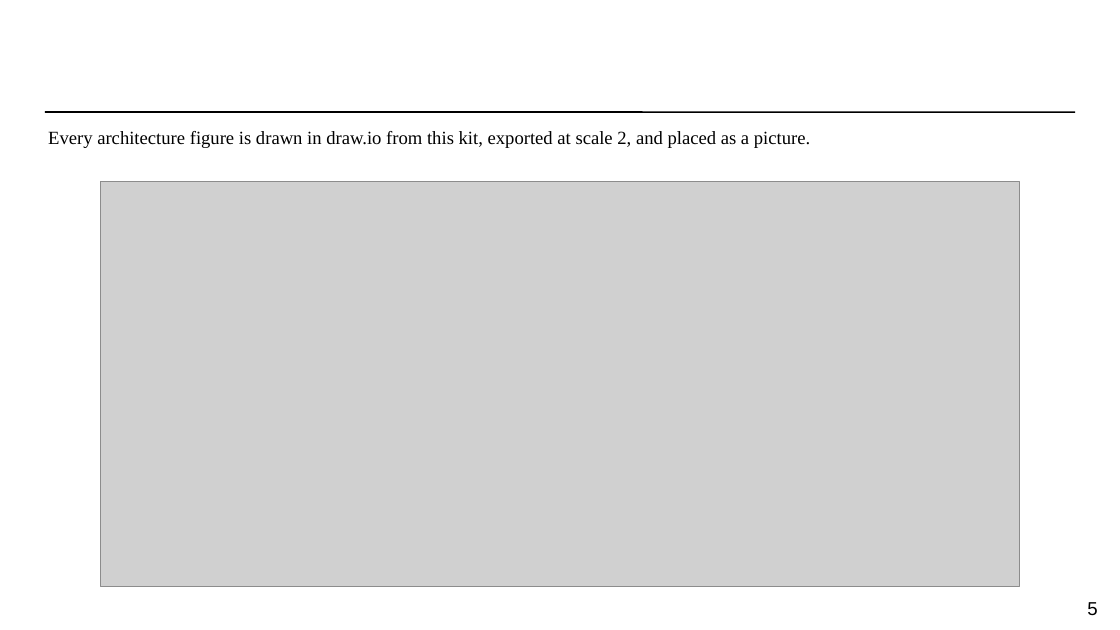
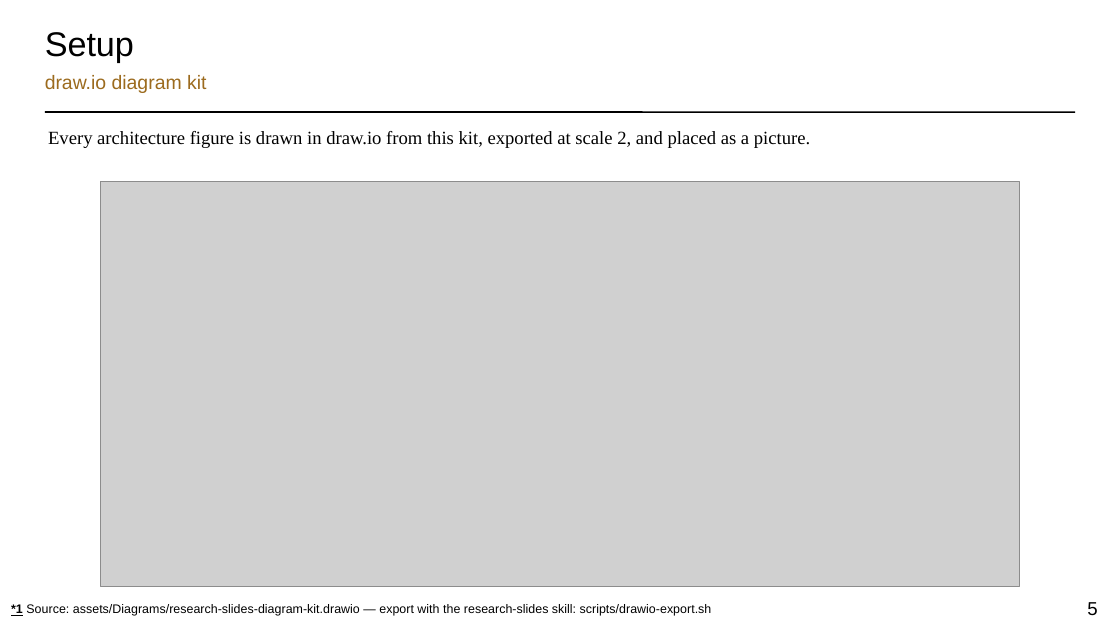
Before and after one commit to torridfish/dotfiles, a slide deck: slide 5 of agents/.agents/skills/research-slides/assets/research-slides-template.pptx. Drawn at 1120x630 pixels with LibreOffice and Linux fonts; fonts in the diff are those of the drawing; grey boxes stand for pictures. Boxes give left, top, right and bottom in pixels: in the first picture for what was removed or moved away, otherwise in the second. Text is boxed around its words. In the diff, an @@ line names an element or a change of style, - is before the commit and + after.

```diff
--- a/agents/.agents/skills/research-slides/assets/research-slides-template.pptx
+++ b/agents/.agents/skills/research-slides/assets/research-slides-template.pptx
@@ text added at (45, 32, 134, 63), 22 pt, text #000000 @@
+Setup
@@ text added at (45, 75, 206, 93), 12.5 pt, text #9C6B1E @@
+draw.io diagram kit
@@ text "Every architecture figure is drawn ..." at (48, 131, 810, 148): less space between paragraphs @@
@@ text added at (11, 604, 712, 616), 8 pt, text #000000 @@
+*1 Source: assets/Diagrams/research-slides-diagram-kit.drawio — export with the research-slides skill: scripts/drawio-export.sh
```
Also in this commit, not shown: 12 other slides changed, 1 slide added, 1 slide removed, 2 other files.
